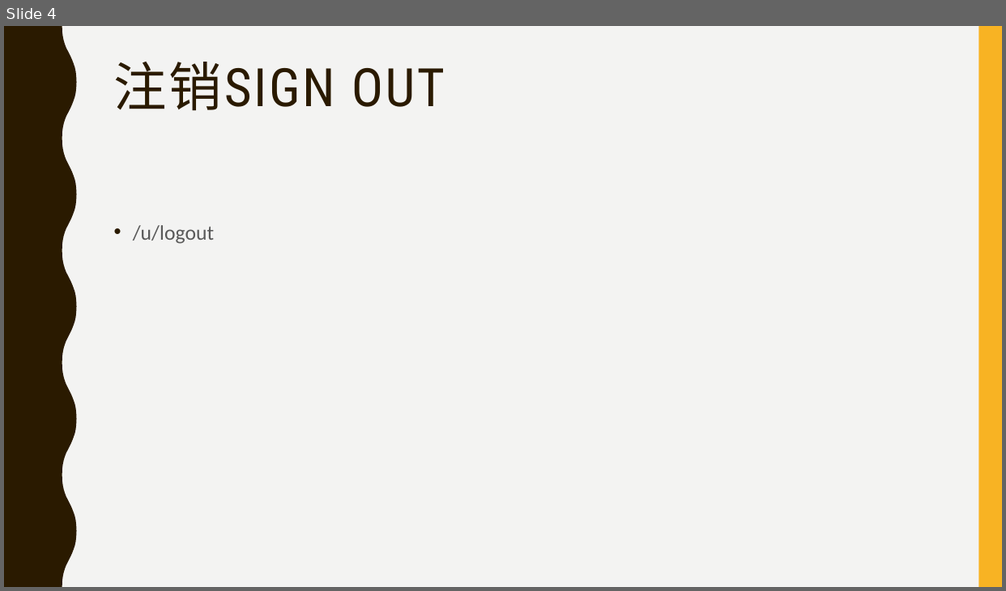
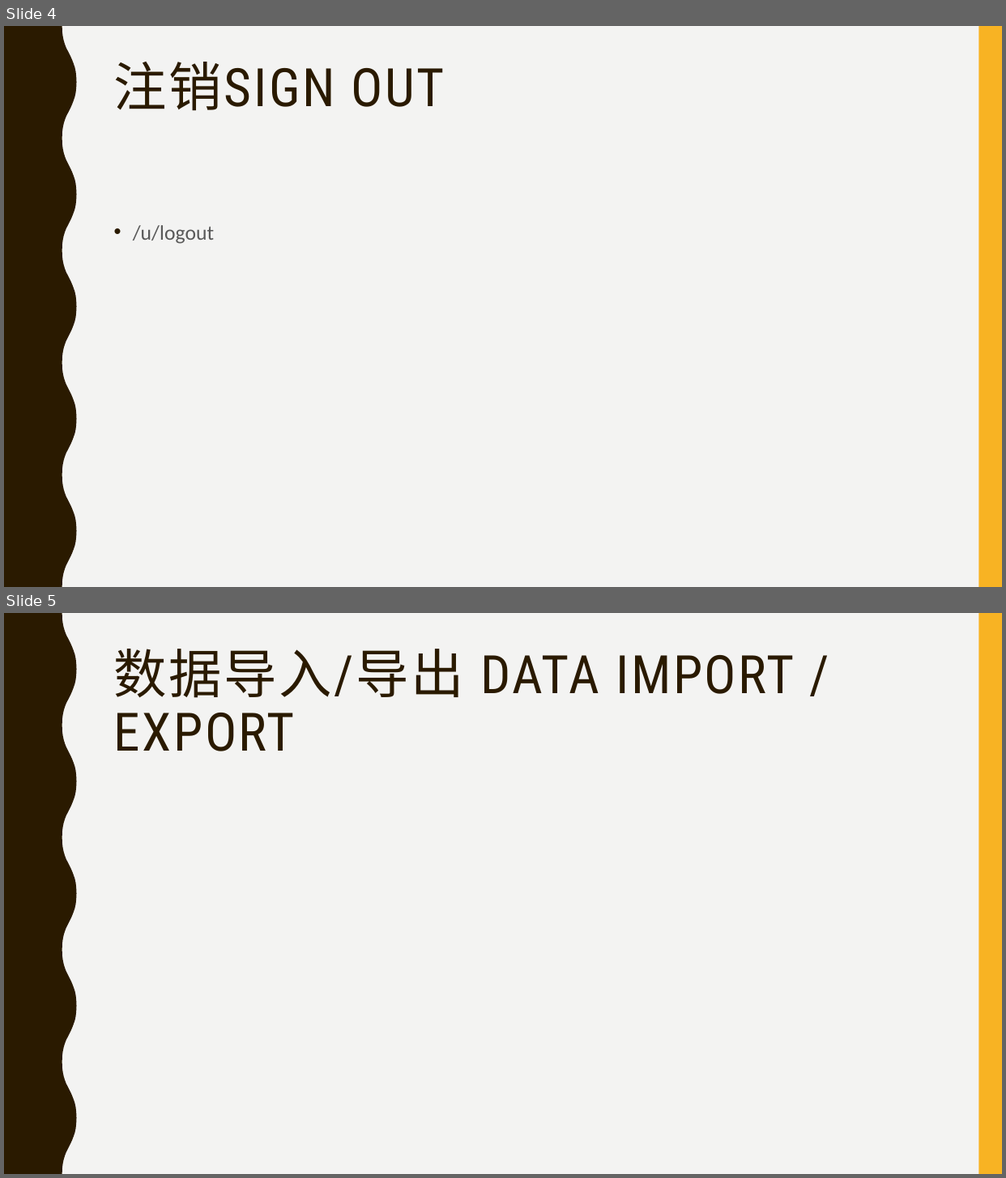
Before and after one commit to payrolls/payrolls.github.io, a slide deck: doc/Payroll Web UI.pptx. Shown one above the other, each under a label of ours: slide 4 before the commit, slides 4 and 5 after it. The pictures are 1006x591 and 1006x1178 pixels, drawn with LibreOffice and Linux fonts; fonts in the diff are those of the drawing. Boxes give left, top, right and bottom in pixels: in the first picture for what was removed or moved away, otherwise in the second. Text is boxed around its words. In the diff, an @@ line names an element or a change of style, - is before the commit and + after.

```diff
--- a/doc/Payroll Web UI.pptx
+++ b/doc/Payroll Web UI.pptx
@@ slide 5 added at <box>4,613,1002,1174</box>, background #F3F3F2; not listed: 2 template elements that a slide beside it also shows @@
@@ title added at <box>114,649,794,752</box>, 51 pt, text #2A1A00 @@
+数据导入/导出 DATA IMPORT / EXPORT
```
Also in this commit, not shown: 1 slide changed, 3 other slides added, 1 slide removed.
